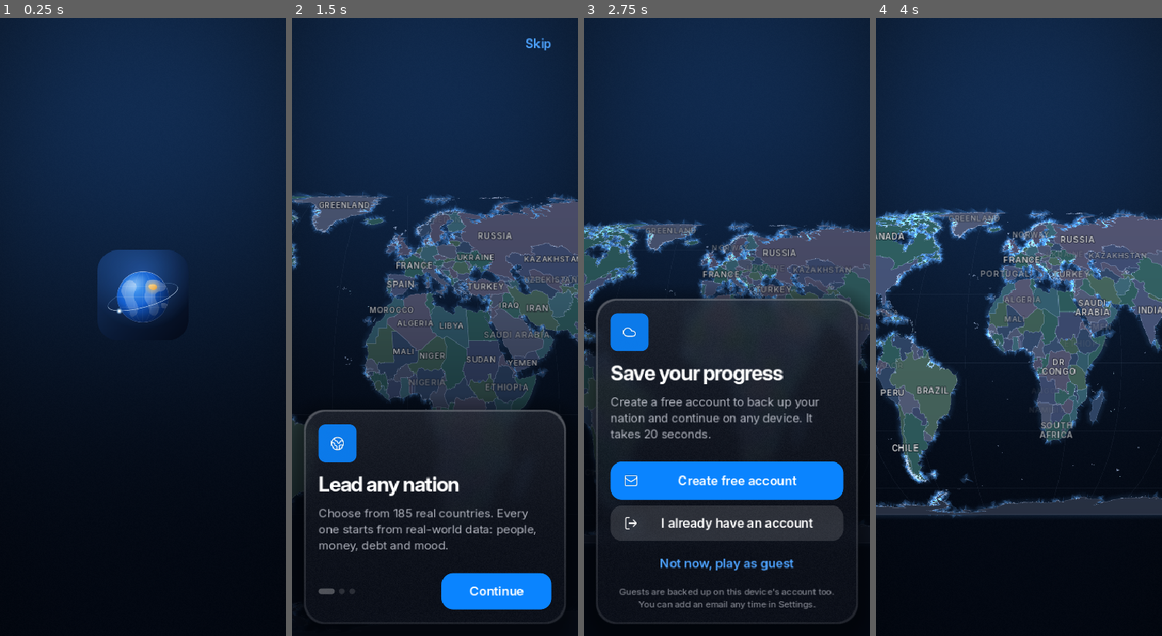
Above: before the commit, frames 1-4 (left to right).
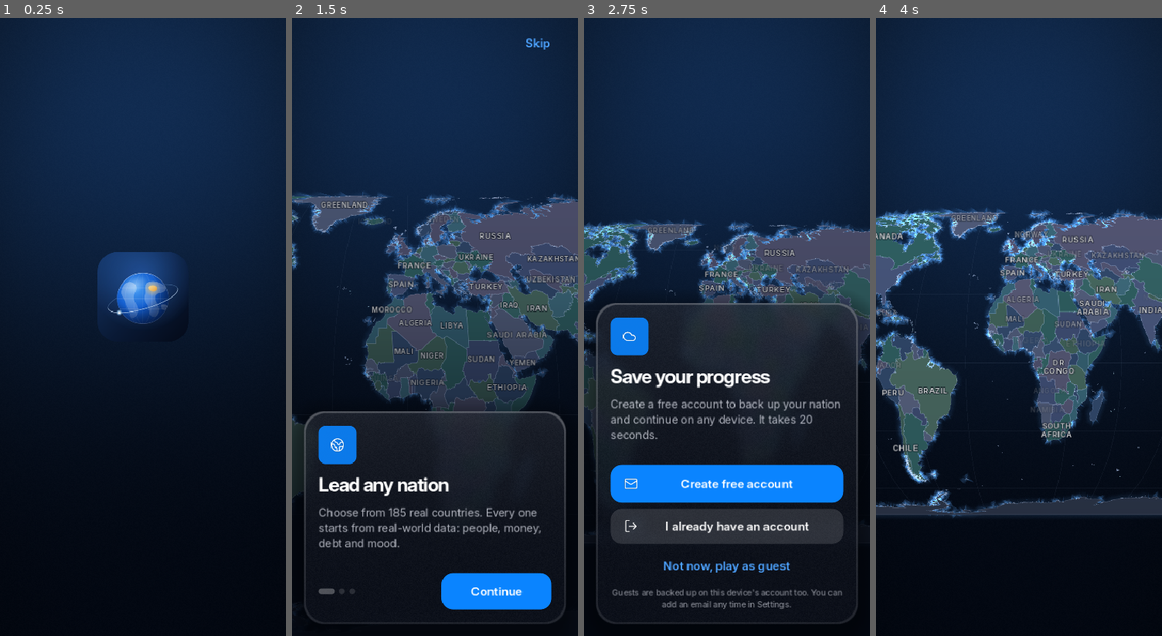
Above: after the commit, the same moments.

Repository: Arnav-Dugad/arnav-country-simulator
Game: Godot game, scene res://ui/screens/splash.tscn
Same seed, same stepped clock (60 frames per second), same inputs: the game is played once before the commit and once after it.
Inputs (mouse positions are in pixels of both pictures, inside the frame that each line leads up to):
- Up to frame 1 (0.25 s): no input
- Up to frame 2 (1.5 s): tap Enter at 0.5 s; move the mouse to (497, 296) at 0.52 s; click (497, 296) at 0.67 s; click "Skip" at 1.25 s
- Up to frame 3 (2.75 s): click "Skip" at 2 s
- Up to frame 4 (4 s): click "Not now, play as guest" at 2.75 s; drag from (1019, 327) to (1004, 450) at 3.52 s

The runs differ from the first frame. In frame 1, 0.4% of the frame differs, in the area x 34-63%, y 37-50%; in frame 2, 4.6%; in frame 3, 8.6%, in the area x 4-100%, y 33-96%; in frame 4, 1.6%.

Commit message:
Delete saves (local + cloud tombstones), smaller default text with a Tiny option, Sandbox Cheats pack (demo purchase) with 13 new cheats and exact sliders; cloud sync backoff
Co-Authored-By: Claude Opus 5.5 <noreply@anthropic.com>

Diff:
--- /dev/null
+++ b/assets/icons/folder.svg
@@ -0,0 +1,15 @@
+<!-- @license lucide-static v0.469.0 - ISC -->
+<svg
+  class="lucide lucide-folder"
+  xmlns="http://www.w3.org/2000/svg"
+  width="24"
+  height="24"
+  viewBox="0 0 24 24"
+  fill="none"
+  stroke="#FFFFFF"
+  stroke-width="1.75"
+  stroke-linecap="round"
+  stroke-linejoin="round"
+>
+  <path d="M20 20a2 2 0 0 0 2-2V8a2 2 0 0 0-2-2h-7.9a2 2 0 0 1-1.69-.9L9.6 3.9A2 2 0 0 0 7.93 3H4a2 2 0 0 0-2 2v13a2 2 0 0 0 2 2Z" />
+</svg>
--- a/autoload/settings.gd
+++ b/autoload/settings.gd
@@ -15,7 +15,11 @@
 var last_slot: int = 1
 var map_theme: String = "default"
 var tutorial_done: bool = false
-var text_scale: float = 1.0          # 0.9 / 1.0 / 1.15 / 1.3
+## Text size steps (Settings > Text). The default is a little under the theme's
+## base sizes: denser, calmer screens on phones.
+const TEXT_SCALES := [0.8, 0.86, 0.92, 1.04, 1.18]
+const TEXT_DEFAULT := 0.92
+var text_scale: float = TEXT_DEFAULT
 var colorblind: bool = false         # colour-blind friendly data map palettes
 var solid_panels: bool = false       # "Reduce transparency": no glass blur
 ## Events: "inbox" (decisions wait above the dock; the cabinet answers when time
@@ -55,7 +59,13 @@
 		last_slot = _cfg.get_value("prefs", "last_slot", 1)
 		map_theme = _cfg.get_value("prefs", "map_theme", "default")
 		tutorial_done = _cfg.get_value("prefs", "tutorial_done", false)
-		text_scale = _cfg.get_value("prefs", "text_scale", 1.0)
+		text_scale = _cfg.get_value("prefs", "text_scale", TEXT_DEFAULT)
+		if not _cfg.get_value("prefs", "text_v2", false):
+			# Older builds had 0.9 / 1.0 / 1.15 / 1.3: map each to its new step.
+			text_scale = {0.9: 0.86, 1.0: TEXT_DEFAULT, 1.15: 1.04, 1.3: 1.18}.get(snappedf(text_scale, 0.01), text_scale)
+			_cfg.set_value("prefs", "text_v2", true)
+			_cfg.set_value("prefs", "text_scale", text_scale)
+			_cfg.save(PATH)
 		colorblind = _cfg.get_value("prefs", "colorblind", false)
 		solid_panels = _cfg.get_value("prefs", "solid_panels", false)
 		for k in EXTRA_KEYS:
--- a/services/cloud_sync.gd
+++ b/services/cloud_sync.gd
@@ -8,6 +8,7 @@
 
 const QUEUE_PATH := "user://sync_queue.cfg"
 const RETRY_SECONDS := 45.0
+const RETRY_MAX := 600.0          # back off up to 10 minutes while offline
 
 var online := true
 var last_sync := 0
@@ -19,11 +20,15 @@
 ## cloud copy is newer): never auto-overwritten; the player picks (conflict picker).
 var _conflicts := {}  # slot -> cloud data
 var _retry_timer: Timer
+## Saves deleted on this phone whose cloud copy still has to go (tombstones), so
+## a deleted game never comes back from the backup.
+var _deleted := {}  # slot -> true
 
 
 func _ready() -> void:
 	_load_queue()
 	SaveManager.saved.connect(_on_saved)
+	SaveManager.deleted.connect(_on_deleted)
 	Firebase.auth_changed.connect(_on_auth_changed)
 	_retry_timer = Timer.new()
 	_retry_timer.wait_time = RETRY_SECONDS
@@ -47,15 +52,29 @@
 
 
 func pending() -> int:
-	return _dirty.size()
+	return _dirty.size() + _deleted.size()
 
 
 func _on_saved(slot: int) -> void:
 	_dirty[slot] = true
+	_deleted.erase(slot)        # a new game in this slot replaces the cloud copy anyway
 	_save_queue()
 	flush()
 
 
+func _on_deleted(slot: int) -> void:
+	_dirty.erase(slot)
+	_conflicts.erase(slot)
+	_deleted[slot] = true
+	_save_queue()
+	flush()
+
+
+## Is this slot safely in the cloud (no upload waiting)?
+func is_backed_up(slot: int) -> bool:
+	return Firebase.enabled() and Firebase.signed_in() and last_sync > 0 and not _dirty.has(slot)
+
+
 func _on_auth_changed() -> void:
 	status_changed.emit()
 	if Firebase.signed_in():
@@ -64,11 +83,21 @@
 
 ## Upload every queued slot.
 func flush() -> void:
-	if busy or not Firebase.enabled() or not Firebase.signed_in() or _dirty.is_empty():
+	if busy or not Firebase.enabled() or not Firebase.signed_in() or (_dirty.is_empty() and _deleted.is_empty()):
 		return
 	busy = true
 	status_changed.emit()
-	for slot in _dirty.keys():
+	var failed := false
+	for slot in _deleted.keys():
+		var dr: Dictionary = await Firebase.delete_save(int(slot))
+		online = dr.ok or dr.code != 0
+		if dr.ok or dr.code == 404:
+			_deleted.erase(slot)
+		else:
+			last_error = dr.error
+			failed = true
+			break
+	for slot in (_dirty.keys() if not failed else []):
 		if _conflicts.has(slot):
 			continue   # waiting for the player to choose
 		if SaveManager.is_busy(slot):
@@ -85,9 +114,12 @@
 			last_error = ""
 		else:
 			last_error = r.error
+			failed = true
 			break
 	_save_queue()
 	busy = false
+	# Back off while uploads fail (offline), back to normal once they work.
+	_retry_timer.wait_time = minf(_retry_timer.wait_time * 2.0, RETRY_MAX) if failed else RETRY_SECONDS
 	status_changed.emit()
 
 
@@ -102,7 +134,7 @@
 		status_changed.emit()
 		return
 	for slot in r.data:
-		if int(slot) < 1 or int(slot) > SaveManager.SLOTS:
+		if int(slot) < 1 or int(slot) > SaveManager.SLOTS or _deleted.has(int(slot)):
 			continue
 		var local := SaveManager.read_slot(slot)
 		var local_t := int(local.get("saved_at", 0))
@@ -207,6 +239,7 @@
 func _save_queue() -> void:
 	var cfg := ConfigFile.new()
 	cfg.set_value("queue", "slots", _dirty.keys())
+	cfg.set_value("queue", "deleted", _deleted.keys())
 	cfg.set_value("queue", "last_sync", last_sync)
 	cfg.save(QUEUE_PATH)
 
@@ -216,4 +249,6 @@
 	if cfg.load(QUEUE_PATH) == OK:
 		for s in cfg.get_value("queue", "slots", []):
 			_dirty[int(s)] = true
+		for s2 in cfg.get_value("queue", "deleted", []):
+			_deleted[int(s2)] = true
 		last_sync = int(cfg.get_value("queue", "last_sync", 0))
--- a/services/save_manager.gd
+++ b/services/save_manager.gd
@@ -5,6 +5,7 @@
 
 signal saved(slot: int)
 signal slots_changed
+signal deleted(slot: int)        # the cloud copy goes too (see CloudSync)
 
 const DIR := "user://saves/"
 const SLOTS := 3
@@ -145,6 +146,7 @@
 	if FileAccess.file_exists(path(slot)):
 		DirAccess.remove_absolute(path(slot))
 		slots_changed.emit()
+	deleted.emit(slot)
 
 
 func has_any() -> bool:
--- a/services/store.gd
+++ b/services/store.gd
@@ -15,9 +15,13 @@
 	{"id": "complete", "section": "Featured", "kind": "pack", "price": 9.99, "icon": "crown", "tint": "gold",
 		"title": "Complete Edition", "badge": "Best value",
 		"desc": "Everything in the store, forever. Less than buying each item.",
-		"includes": ["All 3 expansions", "All 4 map themes", "Supporter badge"],
+		"includes": ["All 3 expansions", "All 4 map themes", "Sandbox Cheats", "Supporter badge"],
 		"grants": ["scen_crossroads", "events_turbulent", "reformer", "theme_gold", "theme_aurora",
-			"theme_graphite", "theme_ember", "supporter"]},
+			"theme_graphite", "theme_ember", "supporter", "cheats"]},
+	{"id": "cheats", "section": "Featured", "kind": "pack", "price": 2.99, "icon": "wand-sparkles", "tint": "purple",
+		"title": "Sandbox Cheats", "badge": "New",
+		"desc": "35 one-tap cheats across money, people, economy, building, research, war, spies, wealth, tourism and time, plus exact sliders and lasting switches.",
+		"includes": ["35 one-tap cheats", "Exact-value sliders", "Lasting switches"], "grants": ["cheats"]},
 	{"id": "scen_crossroads", "section": "Expansions", "kind": "pack", "price": 2.99, "icon": "map", "tint": "accent",
 		"title": "Crossroads Scenarios", "desc": "6 scenarios with clear goals, from taming inflation to winning three terms.",
 		"includes": ["6 scenarios", "Goal tracking"], "grants": ["scen_crossroads"], "soon": true},
@@ -40,7 +44,7 @@
 		"grants": ["theme_gold", "theme_aurora", "theme_graphite", "theme_ember"]},
 	{"id": "pass_monthly", "section": "Statesman Pass", "kind": "subscription", "price": 1.99, "period": "month",
 		"icon": "crown", "tint": "gold", "title": "Statesman Pass · Monthly",
-		"desc": "A new map theme each month, early access to scenarios, 10 cloud save slots. Cancel any time.",
+		"desc": "A new map theme each month, early access to scenarios, Sandbox Cheats, 10 cloud save slots. Cancel any time.",
 		"grants": ["pass"]},
 	{"id": "pass_yearly", "section": "Statesman Pass", "kind": "subscription", "price": 14.99, "period": "year",
 		"icon": "crown", "tint": "gold", "title": "Statesman Pass · Yearly", "badge": "Save 37%",
@@ -82,7 +86,13 @@
 
 
 func owns(entitlement: String) -> bool:
+	if entitlement == "cheats" and _active_pass():
+		return true
 	return _owned.has(entitlement)
+
+
+func _active_pass() -> bool:
+	return _bought.has("pass_monthly") or _bought.has("pass_yearly")
 
 
 ## A product counts as owned when every entitlement it grants is owned
--- a/tools/layout_test.gd
+++ b/tools/layout_test.gd
@@ -18,13 +18,13 @@
 	var pad: StyleBox = sheet.panel.get_theme_stylebox(&"panel")
 	var avail := VIEW_W - BottomSheet.SIDE_INSET * 2.0 - pad.content_margin_left - pad.content_margin_right
 	var fails := 0
-	for scale in [1.0, 1.3]:
+	for scale in [0.8, 0.92, 1.18]:
 		Settings.text_scale = scale
 		Settings._apply_text_scale()
 		await get_tree().process_frame
 		print("-- text size %d%%" % int(scale * 100))
 		fails += await _check_pages(game, avail)
-	Settings.text_scale = 1.0
+	Settings.text_scale = Settings.TEXT_DEFAULT
 	Settings._apply_text_scale()
 	var top_w: float = game.top_bar.get_combined_minimum_size().x
 	var dock_w: float = game.dock.get_combined_minimum_size().x
--- a/ui/components/cheats_panel.gd
+++ b/ui/components/cheats_panel.gd
@@ -16,6 +16,9 @@
 func _build() -> void:
 	for ch in get_children():
 		ch.queue_free()
+	if not Store.owns("cheats"):
+		_paywall()
+		return
 	if not Settings.cheats:
 		_locked()
 		return
@@ -28,6 +31,8 @@
 	add_child(_hero())
 	add_child(_section_title("Always on"))
 	add_child(_switches())
+	add_child(_section_title("Set exact values"))
+	add_child(_sliders())
 	for cat in CATEGORIES:
 		add_child(_section_title(str(cat[0])))
 		add_child(_grid(cat[1]))
@@ -88,7 +93,7 @@
 	_status.theme_type_variation = &"Caption"
 	_status.autowrap_mode = TextServer.AUTOWRAP_WORD_SMART
 	_status.custom_minimum_size = Vector2(40, 0)
-	_status.text = "Cheats used this game: achievements are off." if Game.cheats_used else "No cheats used yet: achievements still count."
+	_status.text = ("%d cheats used this game: achievements are off." % int(Game.dip.get("cheats_count", 1))) if Game.cheats_used else "No cheats used yet: achievements still count."
 	_status.add_theme_color_override(&"font_color", DS.ORANGE if Game.cheats_used else DS.GREEN)
 	v.add_child(_status)
 	return card
@@ -163,9 +168,18 @@
 	d.autowrap_mode = TextServer.AUTOWRAP_WORD_SMART
 	d.custom_minimum_size = Vector2(40, 0)
 	v.add_child(d)
+	var st := {"p": Vector2.ZERO, "down": false}
 	p.gui_input.connect(func(e: InputEvent) -> void:
-		if e is InputEventMouseButton and e.button_index == MOUSE_BUTTON_LEFT and not e.pressed:
-			_run(it, p, ic))
+		if e is InputEventMouseButton and e.button_index == MOUSE_BUTTON_LEFT:
+			if e.pressed:
+				st.p = e.global_position
+				st.down = true
+			elif st.down:
+				st.down = false
+				if e.global_position.distance_to(st.p) < 10.0:      # a tap, not a scroll
+					_run(it, p, ic)
+		elif e is InputEventMouseMotion and st.down and e.global_position.distance_to(st.p) >= 10.0:
+			st.down = false)
 	return p
 
 
@@ -192,6 +206,110 @@
 
 func _used() -> void:
 	Game.cheats_used = true
+	Game.dip["cheats_count"] = int(Game.dip.get("cheats_count", 0)) + 1
+
+
+## Not bought yet: what the pack contains and a buy button (demo store).
+func _paywall() -> void:
+	var card := PanelContainer.new()
+	card.theme_type_variation = &"GroupPanel"
+	add_child(card)
+	var v := VBoxContainer.new()
+	v.add_theme_constant_override(&"separation", DS.S3)
+	card.add_child(v)
+	if Photo.has_scene("store"):
+		v.add_child(Photo.scene("store", 120.0))
+	var t := Label.new()
+	t.theme_type_variation = &"Title2"
+	t.text = "Sandbox Cheats"
+	v.add_child(t)
+	var d := Label.new()
+	d.theme_type_variation = &"Footnote"
+	d.autowrap_mode = TextServer.AUTOWRAP_WORD_SMART
+	d.custom_minimum_size = Vector2(60, 0)
+	var n := 0
+	for cat in CATEGORIES:
+		n += (cat[1] as Array).size()
+	d.text = "%d one-tap cheats in %d categories, exact sliders for approval, stability, happiness and more, and lasting switches like never losing power. Bend the world to your will: games where you cheat don't earn achievements." % [n, CATEGORIES.size()]
+	v.add_child(d)
+	var flow := HFlowContainer.new()
+	flow.add_theme_constant_override(&"h_separation", 6)
+	flow.add_theme_constant_override(&"v_separation", 6)
+	v.add_child(flow)
+	for cat in CATEGORIES:
+		var chip := PanelContainer.new()
+		chip.theme_type_variation = &"ForecastChip"
+		var l := Label.new()
+		l.theme_type_variation = &"ChipValue"
+		l.text = str(cat[0])
+		l.add_theme_color_override(&"font_color", DS.PURPLE)
+		chip.add_child(l)
+		flow.add_child(chip)
+	var b := AppButton.make("Unlock for %s" % Store.price_text("cheats"), &"PrimaryButton", "wand-sparkles")
+	b.pressed.connect(func() -> void:
+		b.disabled = true
+		b.text = "Purchasing…"
+		var r: Dictionary = await Store.purchase("cheats")
+		if r.ok:
+			Settings.set_value("cheats", true)
+			Haptics.success()
+			Audio.play("success", -6.0)
+		else:
+			Haptics.warning()
+		_build())
+	v.add_child(b)
+	var note := Label.new()
+	note.theme_type_variation = &"Caption"
+	note.autowrap_mode = TextServer.AUTOWRAP_WORD_SMART
+	note.custom_minimum_size = Vector2(60, 0)
+	note.horizontal_alignment = HORIZONTAL_ALIGNMENT_CENTER
+	note.text = "Included in the Complete Edition and the Statesman Pass." + ("  Demo store: nothing is charged." if Store.DEMO else "")
+	v.add_child(note)
+
+
+## Sliders that set a number right now (policies then pull it gently back).
+func _sliders() -> Control:
+	var box := PanelContainer.new()
+	box.theme_type_variation = &"GroupPanel"
+	var v := VBoxContainer.new()
+	v.add_theme_constant_override(&"separation", DS.S3)
+	box.add_child(v)
+	var m := Game.me()
+	var specs := [
+		["Approval", "approval", 0.0, 100.0],
+		["Happiness", "happiness", 0.0, 100.0],
+		["Stability", "stability", 0.0, 100.0],
+		["Military strength", "military", 1.0, 100.0],
+		["Inflation", "inflation", -2.0, 30.0],
+		["Unemployment", "unemployment", 1.0, 30.0],
+	]
+	for sp in specs:
+		var key := str(sp[1])
+		var sl := AppSlider.new().setup(str(sp[0]), float(sp[2]), float(sp[3]), 1.0, clampf(float(m.get(key)), float(sp[2]), float(sp[3])))
+		sl.formatter = (func(x: float) -> String: return "%d%%" % roundi(x)) if key in ["inflation", "unemployment"] else (func(x: float) -> String: return str(roundi(x)))
+		sl.drag_ended.connect(func(x: float) -> void:
+			_used()
+			var c := Game.me()
+			var before := float(c.get(key))
+			c.set(key, x)
+			# Hold it for a while: a shock the size of the change, fading as usual.
+			if c.shocks.has(key):
+				c.shocks[key] = float(c.shocks[key]) + (x - before)
+			if key == "inflation":
+				c.core_inflation = x
+			if key == "unemployment":
+				c.u_natural = clampf(x, Economy.UNEMP_MIN, Economy.UNEMP_MAX)
+			Simulation.update_finances(c)
+			Game.month_passed.emit()
+			Haptics.select())
+		v.add_child(sl)
+	var n := Label.new()
+	n.theme_type_variation = &"Caption"
+	n.autowrap_mode = TextServer.AUTOWRAP_WORD_SMART
+	n.custom_minimum_size = Vector2(60, 0)
+	n.text = "Your policies slowly pull these back toward what they support. Pair them with the switches above to make them last."
+	v.add_child(n)
+	return box
 
 
 # --------------------------------------------------------------- catalogue ---
@@ -289,7 +407,70 @@
 			for k in War.wars().keys():
 				War.make_peace(int(k), "status_quo")],
 	]],
+	["Research", [
+		["Eureka", "flask-conical", "Finish the current research now", DS.PURPLE, func() -> void:
+			var s := Tech.st()
+			if str(s.current) != "":
+				s.progress = float(Tech.ALL[str(s.current)].cost)
+				for n in Tech.monthly():
+					Game.tech_news.emit(n)],
+		["Future tech", "atom", "Every technology researched", DS.PURPLE, func() -> void:
+			var s := Tech.st()
+			for id in Tech.ALL:
+				if not (s.done as Array).has(id):
+					(s.done as Array).append(id)
+			s.current = ""
+			s.progress = 0.0],
+	]],
+	["War & spies", [
+		["They surrender", "flag", "Every enemy capitulates", DS.RED, func() -> void:
+			for k in War.wars().keys():
+				var w: Dictionary = War.wars()[k]
+				w.capitulated = true
+				w.occ_them = maxf(float(w.occ_them), 0.92)
+				w.morale_them = 0.15],
+		["Annex your enemies", "crown", "Absorb every country you're at war with", DS.GOLD, func() -> void:
+			for k in War.wars().keys():
+				War.with(int(k)).capitulated = true
+				War.make_peace(int(k), "annex_all")],
+		["Rally the nation", "megaphone", "War support to 100%", DS.ORANGE, func() -> void:
+			for k in War.wars().keys():
+				War.wars()[k].support = 100.0
+				War.wars()[k].morale_me = 1.2],
+		["Master spies", "eye", "Massive agency; operations finish now", DS.PURPLE, func() -> void:
+			var s := Intel.st()
+			s.level = 3
+			for o in s.ops:
+				o.start = Game.months_played - int(o.months)
+				o.p = 1.0
+				o.x = 0.0],
+	]],
+	["Wealth & fame", [
+		["Bull market", "trending-up", "Share prices double", DS.GREEN, func() -> void:
+			Enterprise.st().index = float(Enterprise.st().index) * 2.0
+			(Enterprise.st().hist as Array).append(float(Enterprise.st().index))],
+		["Sovereign riches", "piggy-bank", "+100% of GDP in your wealth fund", DS.GOLD, func() -> void:
+			Enterprise.fund().value = float(Enterprise.fund().value) + Game.me().gdp],
+		["Trusted voice", "newspaper", "Credibility to 100", DS.ACCENT, func() -> void:
+			Game.dip["credibility"] = 100.0],
+		["World heritage", "landmark", "Three new heritage sites listed", DS.GOLD, func() -> void:
+			var s := Tourism.st()
+			var kinds: Array = Tourism.SITES.keys()
+			for k in 3:
+				var kind := str(kinds[(k + (s.sites as Array).size()) % kinds.size()])
+				var names: Array = Tourism.SITES[kind][2]
+				(s.sites as Array).append({"kind": kind, "name": str(names[0]) % World.map.names[Game.player], "year": Game.year})],
+		["Host the Games", "medal", "The Summer Games open in a year", DS.GOLD, func() -> void:
+			var s := Tourism.st()
+			s.bid = {}
+			s.host = {"ev": "games", "year_m": Game.months_played + 12}],
+		["Baby boom", "users", "Population +5%", DS.TEAL, func() -> void:
+			Game.me().population *= 1.05],
+	]],
 	["Time", [
+		["Fast-forward a year", "fast-forward", "Twelve months pass at once", DS.ACCENT, func() -> void:
+			for k in 12:
+				Game.advance_month()],
 		["Skip to the election", "vote", "The next vote is next month", DS.GOLD, func() -> void:
 			if Game.politics.months_to_election > 1:
 				Game.politics.months_to_election = 1],
--- a/ui/screens/home.gd
+++ b/ui/screens/home.gd
@@ -117,6 +117,10 @@
 		SaveManager.active_slot = _free_slot()
 		Router.goto(PICKER))
 	_col.add_child(new_game)
+	if not sm.is_empty():
+		var manage := AppButton.make("Manage saves", &"GhostButton", "folder")
+		manage.pressed.connect(_manage_saves)
+		_col.add_child(manage)
 
 
 func _resume_card(slot: int, sm: Dictionary) -> Control:
@@ -261,3 +265,46 @@
 	_card.size = Vector2(w, _card.get_combined_minimum_size().y)
 	_card.position = Vector2((size.x - w) * 0.5, size.y - Screen.bottom - DS.S4 - _card.size.y)
 	Screen.fit_card(_card, self)
+
+
+# ------------------------------------------------------------- manage saves ---
+func _manage_saves() -> void:
+	var m := ModalCard.new()
+	add_child(m)
+	m.header("folder", DS.ACCENT, "Saves", "Your games")
+	m.body("Tap a game to delete it%s." % (" from this phone and your cloud backup" if Firebase.enabled() and Firebase.signed_in() else ""))
+	for s in range(1, SaveManager.SLOTS + 1):
+		var o := SaveManager.summary(s)
+		if o.is_empty():
+			continue
+		var detail := "Slot %d  ·  %s  ·  approval %s%%" % [s, _pretty_date(str(o.get("date", ""))),
+			String.num(clampf(float(o.get("approval", 0.0)), 0.0, 100.0), 0)]
+		if CloudSync.is_backed_up(s):
+			detail += "  ·  backed up"
+		m.choice("Delete %s" % str(o.get("name", "?")), detail, &"GhostButton", func() -> void:
+			m.dismiss()
+			_confirm_delete(s, o))
+	m.choice("Done", "", &"GhostButton", m.dismiss)
+
+
+func _confirm_delete(slot: int, o: Dictionary) -> void:
+	var m := ModalCard.new()
+	add_child(m)
+	m.header("trash-2", DS.RED, "Delete save", "%s, %s" % [str(o.get("name", "?")), _pretty_date(str(o.get("date", "")))])
+	m.body("This game will be gone for good%s. It can't be undone." % (", including its cloud backup" if Firebase.enabled() and Firebase.signed_in() else ""))
+	m.choice("Delete", "", &"DestructiveButton", func() -> void:
+		SaveManager.delete_slot(slot)
+		if Settings.last_slot == slot:
+			Settings.set_value("last_slot", 1)
+		Haptics.warning()
+		m.dismiss()
+		_rebuild())
+	m.choice("Keep it", "", &"GhostButton", m.dismiss)
+
+
+func _rebuild() -> void:
+	for ch in _col.get_children():
+		ch.queue_free()
+	await get_tree().process_frame
+	_build()
+	_layout()
--- a/ui/sheets/settings_page.gd
+++ b/ui/sheets/settings_page.gd
@@ -320,9 +320,12 @@
 # ---------------------------------------------------------------- display ---
 func _build_display() -> void:
 	var box := section("Text", _sub)
-	var sizes := [0.9, 1.0, 1.15, 1.3]
-	var ts := SegmentedControl.new().setup(["Small", "Default", "Large", "Larger"], [],
-		maxi(0, sizes.find(Settings.text_scale)))
+	var sizes: Array = Settings.TEXT_SCALES
+	var cur := 2
+	for k in sizes.size():
+		if absf(float(sizes[k]) - Settings.text_scale) < 0.005:
+			cur = k
+	var ts := SegmentedControl.new().setup(["Tiny", "Small", "Default", "Large", "Huge"], [], cur)
 	ts.plain = true
 	ts.compact = false
 	ts.fill = true
Not shown, added: assets/icons/folder.svg.import
